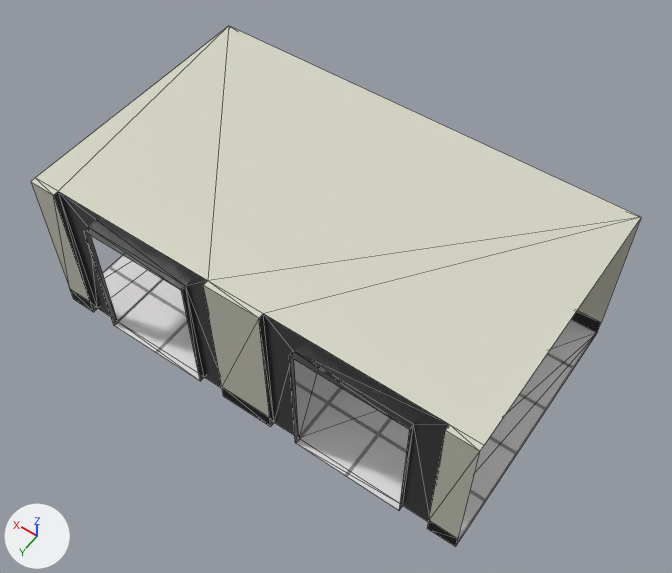
A saved change to the glTF model Assets/World/Location/_Home/sources/ElevatorCorridor.glb.
The view is the same before and after, from a 50 mm lens placed at (-5.76, 8.43, 13.37), pointed at (-0.21, 0.66, 1.17). Lighting does not change. The marker at lower left points along +X, +Y and +Z. The first picture is the older version. Mesh edges are drawn as thin lines. Vertices at exactly the same position are counted once.

The first picture shows 'ElevatorCorridor'.
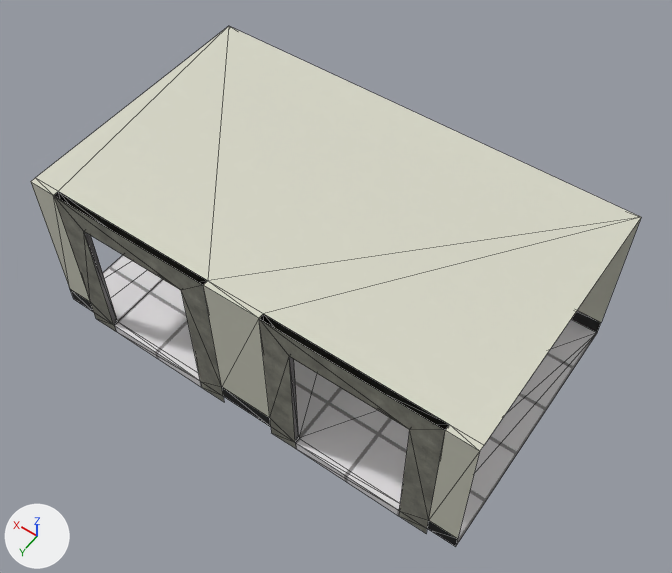
Commit message: Elevator Scene

Location of each change, (x1, y1, x2, y2) in pixels of the pictures (672 x 573 px):
part 1 of me_立方体_001, added
    after: (53, 195, 445, 533)

Edits to the bpy script that builds the scene:
```text
Change me_立方体_001:
    used by ob_elevatorcorridor; location = (0.0, 0.0, 0.0)
    remove me_立方体_001.from_pydata(...)  # 64 vertices, 104 faces; spans x -4.0..4.0, y -2.0..2.9, z 0.0..3.0
    add me_立方体_001.from_pydata(...)  # 72 vertices, 132 faces; spans x -4.0..4.0, y -2.0..2.9, z -0.2..3.0
    me_立方体_001 part 1
    8 new vertices lie (0.0, 0.0, -0.2) away from vertices in x -3.5..3.5, y 2.9, z 0.0
    4 new faces join them, mat_whitetiles (picture img_whitetiles_albedo)
    24 new faces join them, mat_concrete (picture img_concrete_albedo)
```
